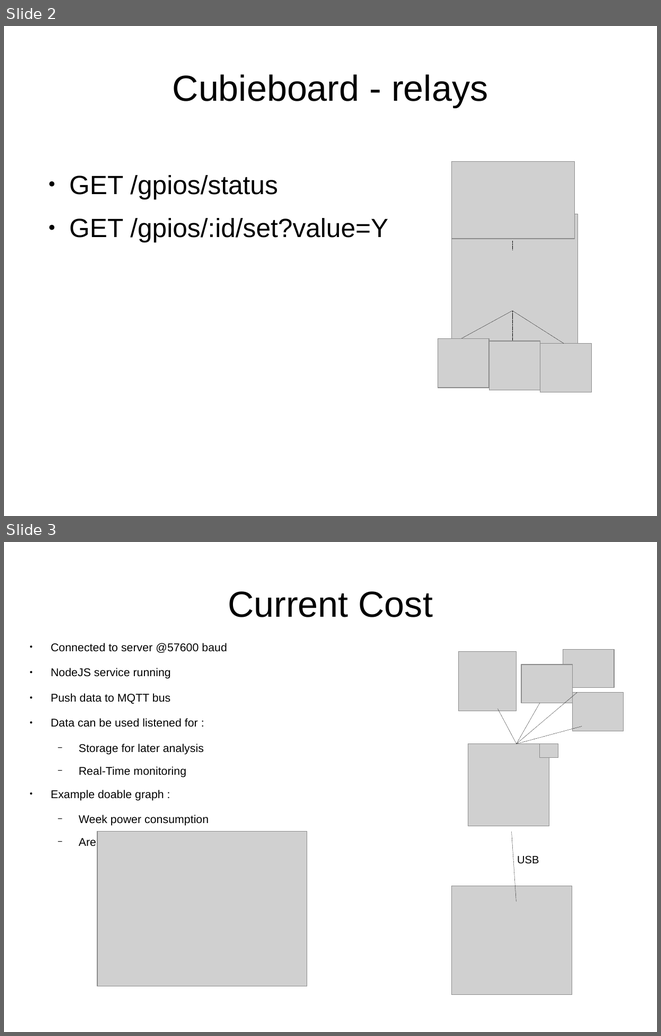
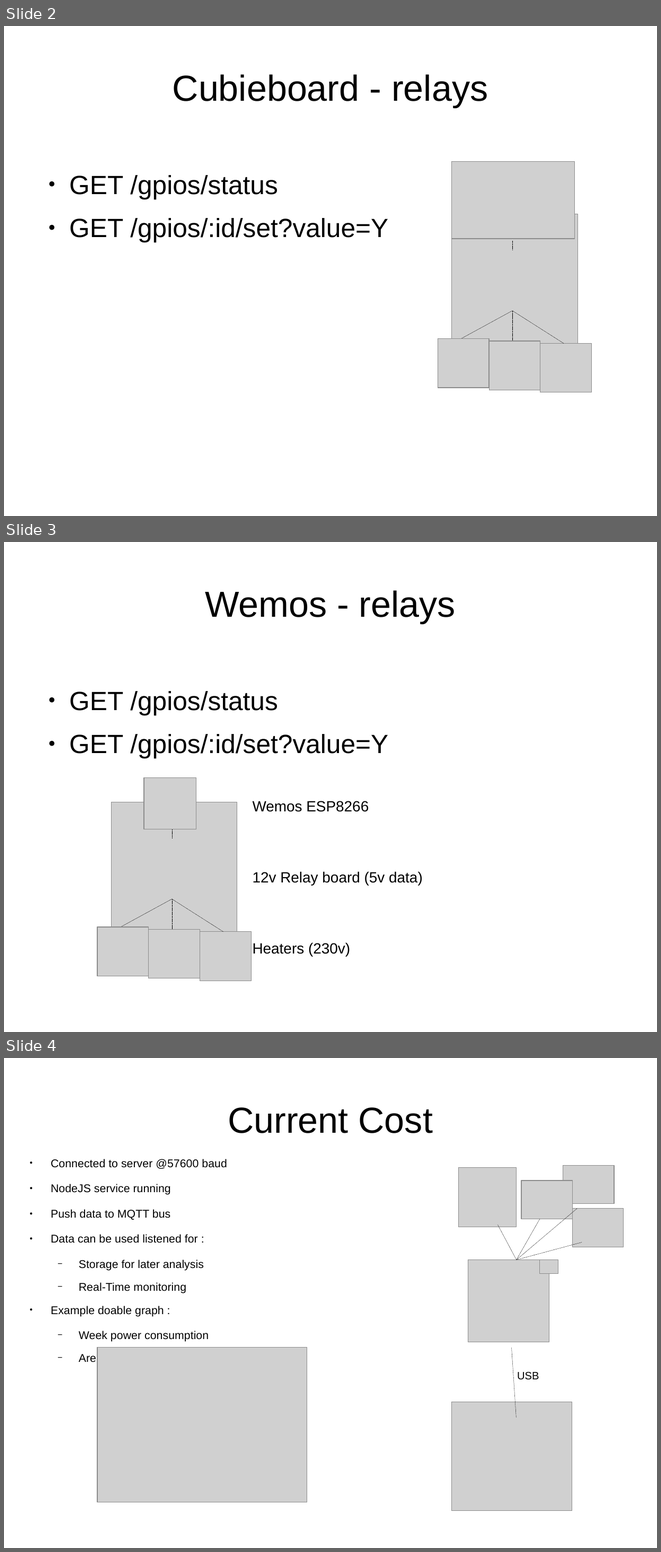
Before and after one commit to kalemena/ti-dhome, a slide deck: res/Schema.odp. Shown one above the other, each under a label of ours: slides 2 and 3 before the commit, slides 2, 3 and 4 after it. The pictures are 661x1036 and 661x1552 pixels, drawn with LibreOffice and Linux fonts; fonts in the diff are those of the drawing; grey boxes stand for pictures. Boxes give left, top, right and bottom in pixels: in the first picture for what was removed or moved away, otherwise in the second. Text is boxed around its words. In the diff, an @@ line names an element or a change of style, - is before the commit and + after.

```diff
--- a/res/Schema.odp
+++ b/res/Schema.odp
@@ slide 3 added at (x1=4, y1=542, x2=657, y2=1032), background #FFFFFF @@
@@ title added at (x1=205, y1=590, x2=456, y2=623), 44 pt, text #000000 @@
+Wemos - relays
@@ text added at (x1=69, y1=691, x2=388, y2=758), 32 pt, text #000000 @@
+● GET /gpios/status
+● GET /gpios/:id/set?value=Y
@@ picture added at (x1=144, y1=778, x2=196, y2=829) @@
@@ picture added at (x1=111, y1=802, x2=237, y2=936) @@
@@ text added at (x1=253, y1=801, x2=423, y2=956), 18 pt, text #000000 @@
+Wemos ESP8266
+12v Relay board (5v data)
+Heaters (230v)
@@ line added from (171, 838) to (171, 829), #000000 0.28 pt @@
@@ line added from (121, 927) to (171, 899), #000000 0.28 pt @@
@@ line added from (171, 929) to (171, 899), #000000 0.28 pt @@
@@ line added from (223, 932) to (171, 899), #000000 0.28 pt @@
@@ picture added at (x1=97, y1=927, x2=149, y2=976) @@
@@ picture added at (x1=149, y1=929, x2=200, y2=978) @@
@@ picture added at (x1=200, y1=932, x2=252, y2=980) @@
@@ what was slide 3 is now slide 4 @@
```
Also in this commit, not shown: 1 other slide added, 1 slide removed, 2 other files.
